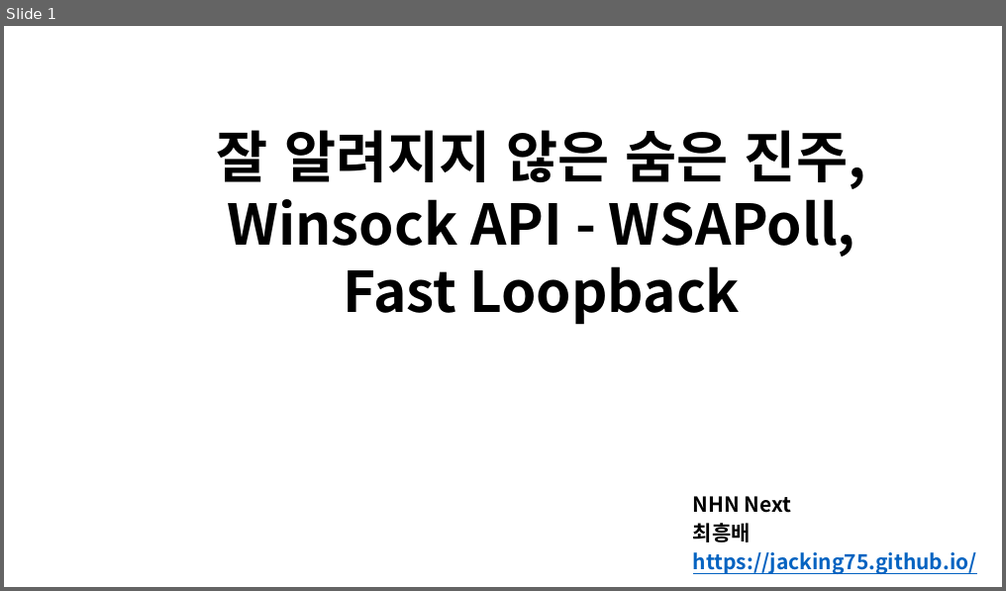
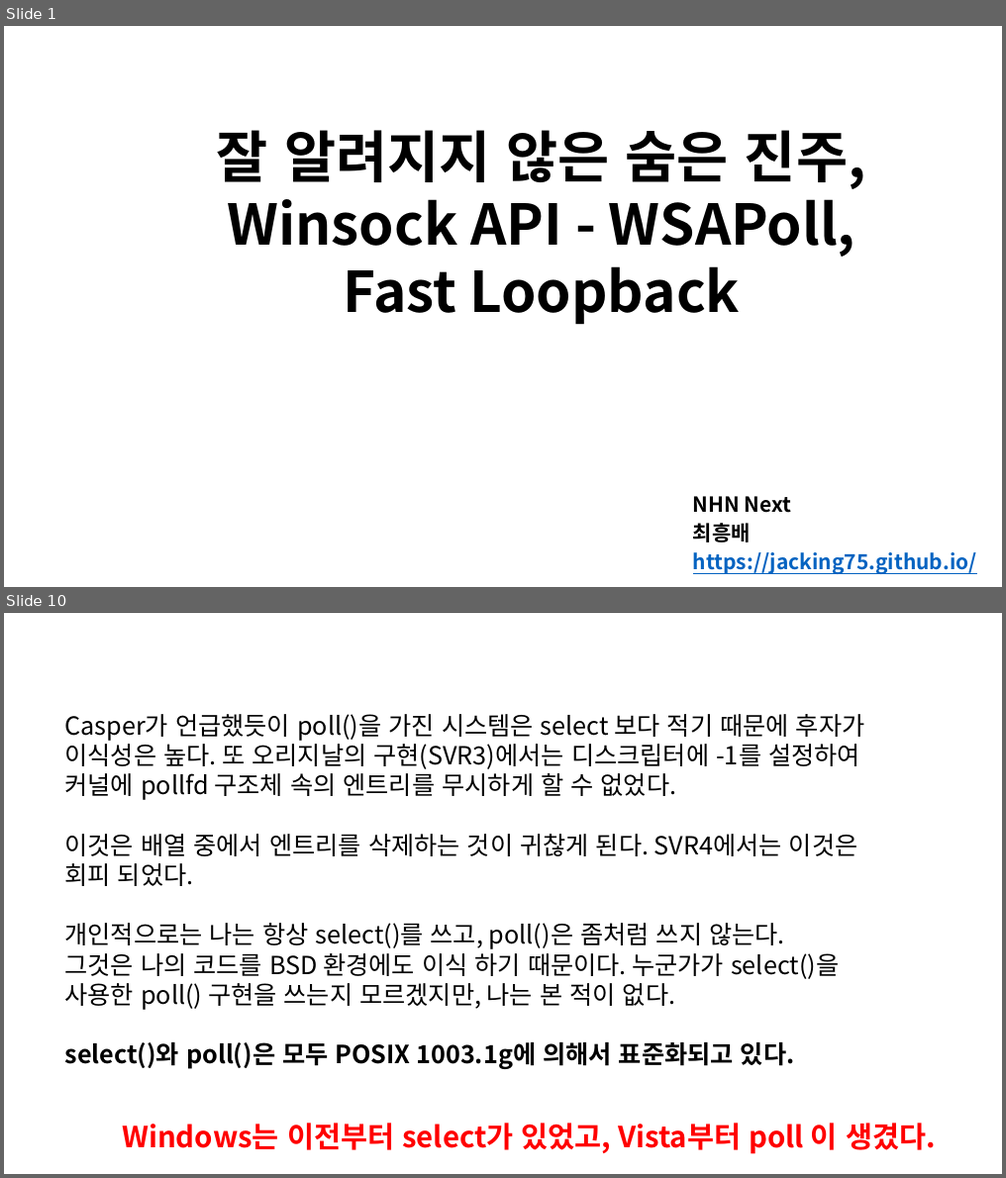
Before and after one commit to Dylan-Jang/conf_cpp_korea_201702, a slide deck: WSAPoll, Fast Loopback.pptx. Shown one above the other, each under a label of ours: slide 1 before the commit, slides 1 and 10 after it; the slides between them are not shown. The pictures are 1006x591 and 1006x1178 pixels, drawn with LibreOffice and Linux fonts; fonts in the diff are those of the drawing. Boxes give left, top, right and bottom in pixels: in the first picture for what was removed or moved away, otherwise in the second. Text is boxed around its words. In the diff, an @@ line names an element or a change of style, - is before the commit and + after.

```diff
--- a/WSAPoll, Fast Loopback.pptx
+++ b/WSAPoll, Fast Loopback.pptx
@@ slide 10 added at [4, 613, 1002, 1174], background #FFFFFF @@
@@ text added at [65, 714, 865, 1069], 24 pt, text #000000 @@
+Casper가 언급했듯이 poll()을 가진 시스템은 select 보다 적기 때문에 후자가 이식성은 높다. 또 오리지날의 구현(SVR3)에서는 디스크립터에 -1를 설정하여 커널에 pollfd 구조체 속의 엔트리를 무시하게 할 수 없었다.
+이것은 배열 중에서 엔트리를 삭제하는 것이 귀찮게 된다. SVR4에서는 이것은 회피 되었다.
+개인적으로는 나는 항상 select()를 쓰고, poll()은 좀처럼 쓰지 않는다.
+그것은 나의 코드를 BSD 환경에도 이식 하기 때문이다. 누군가가 select()을 사용한 poll() 구현을 쓰는지 모르겠지만, 나는 본 적이 없다.
+select()와 poll()은 모두 POSIX 1003.1g에 의해서 표준화되고 있다.
@@ text added at [122, 1123, 936, 1155], 28 pt, text #FF0000, bold @@
+Windows는 이전부터 select가 있었고, Vista부터 poll 이 생겼다.
```
Also in this commit, not shown: 3 slides changed, 18 other slides added, 1 slide removed, 22 other files.
